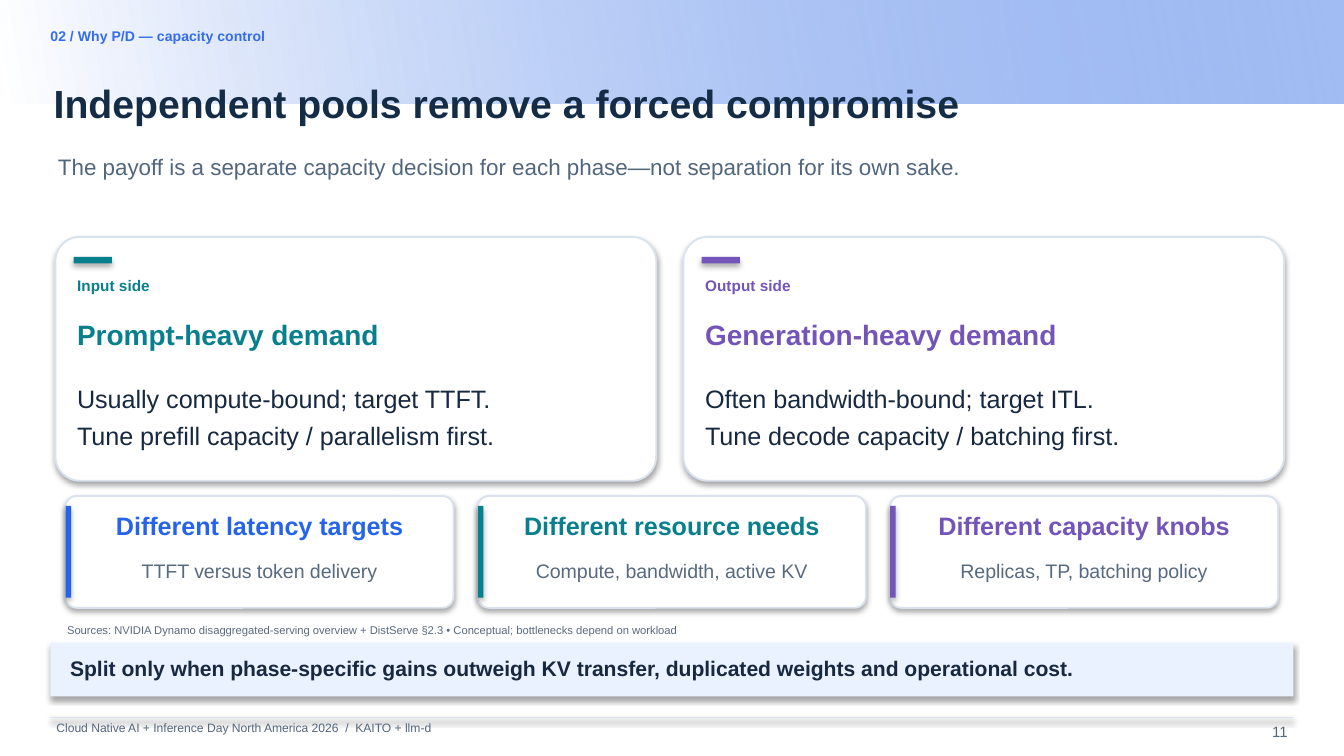
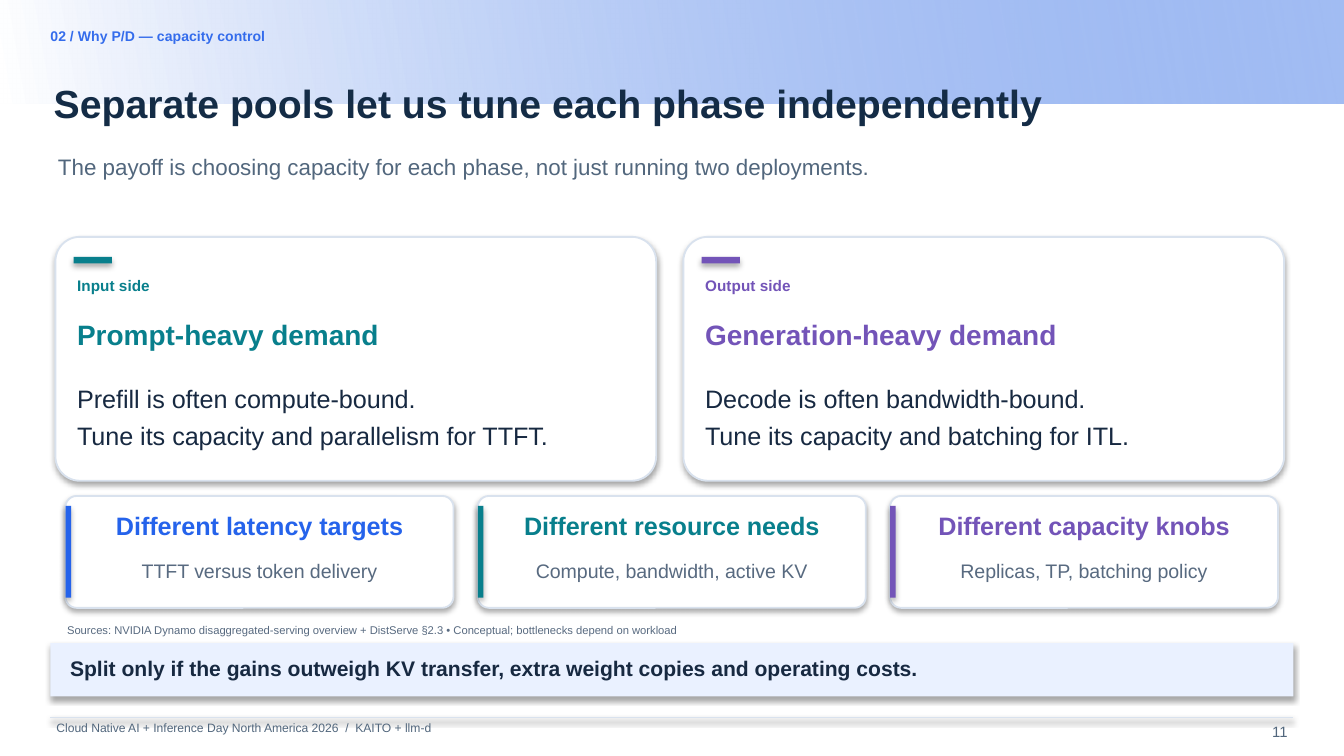
Before and after one commit to andyzhangx/demo, a slide deck: slide 11 of llm/pd-disaggregation/kubecon-na-2026-pd-disaggregation-kaito-llmd.pptx. Drawn at 1344x756 pixels with LibreOffice and Linux fonts; fonts in the diff are those of the drawing; background and template pictures are left out. Boxes give left, top, right and bottom in pixels: in the first picture for what was removed or moved away, otherwise in the second. Text is boxed around its words. In the diff, an @@ line names an element or a change of style, - is before the commit and + after.

```diff
--- a/llm/pd-disaggregation/kubecon-na-2026-pd-disaggregation-kaito-llmd.pptx
+++ b/llm/pd-disaggregation/kubecon-na-2026-pd-disaggregation-kaito-llmd.pptx
@@ text at <box>54,89,1041,126</box>: text changed @@
-Independent pools remove a forced compromise
+Separate pools let us tune each phase independently
@@ text at <box>58,159,869,180</box>: text changed @@
-The payoff is a separate capacity decision for each phase—not separation for its own sake.
+The payoff is choosing capacity for each phase, not just running two deployments.
@@ text at <box>77,389,547,451</box>: text changed @@
-Usually compute-bound; target TTFT.
-Tune prefill capacity / parallelism first.
+Prefill is often compute-bound.
+Tune its capacity and parallelism for TTFT.
@@ text at <box>705,389,1129,451</box>: text changed @@
-Often bandwidth-bound; target ITL.
-Tune decode capacity / batching first.
+Decode is often bandwidth-bound.
+Tune its capacity and batching for ITL.
@@ text at <box>70,660,917,681</box>: text changed @@
-Split only when phase-specific gains outweigh KV transfer, duplicated weights and operational cost.
+Split only if the gains outweigh KV transfer, extra weight copies and operating costs.
```
Also in this commit, not shown: 48 other slides changed.
